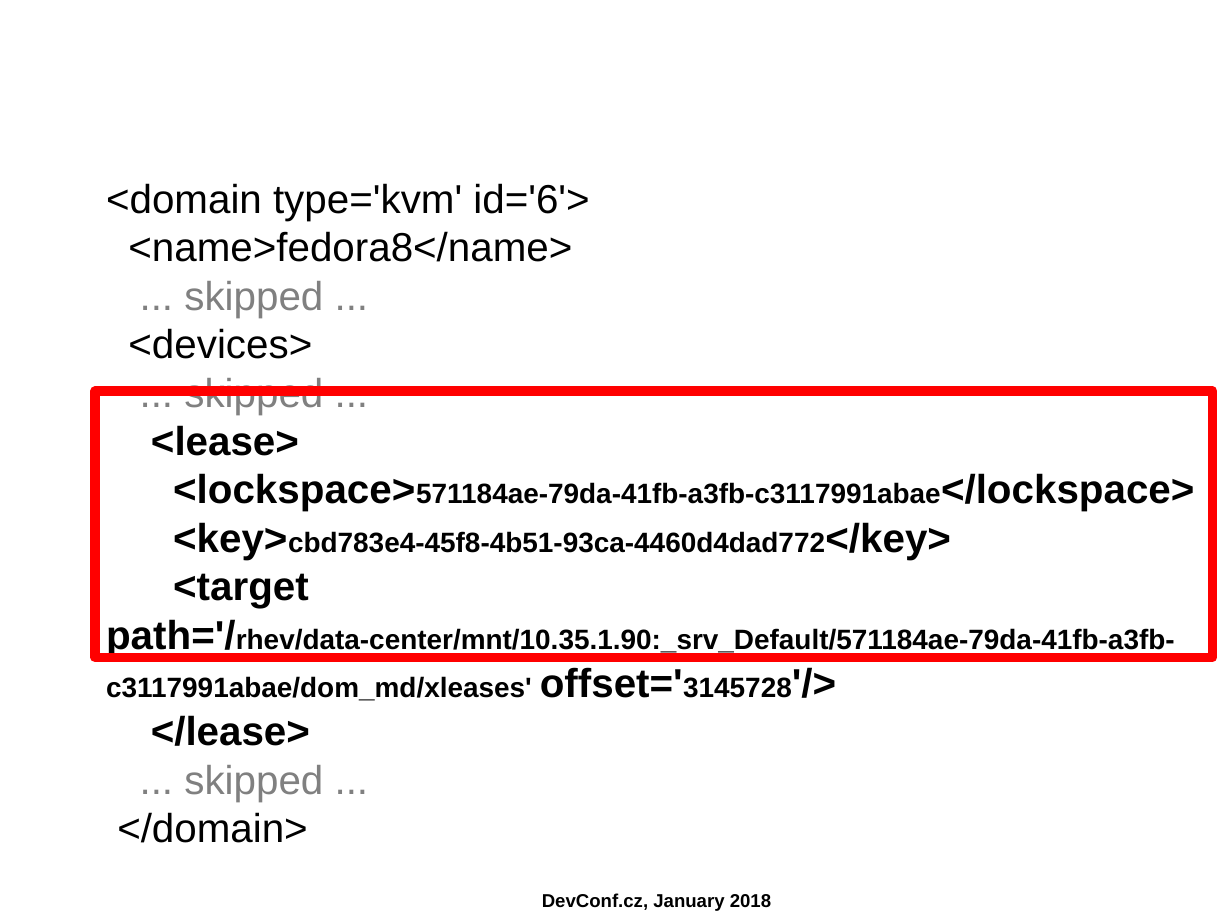
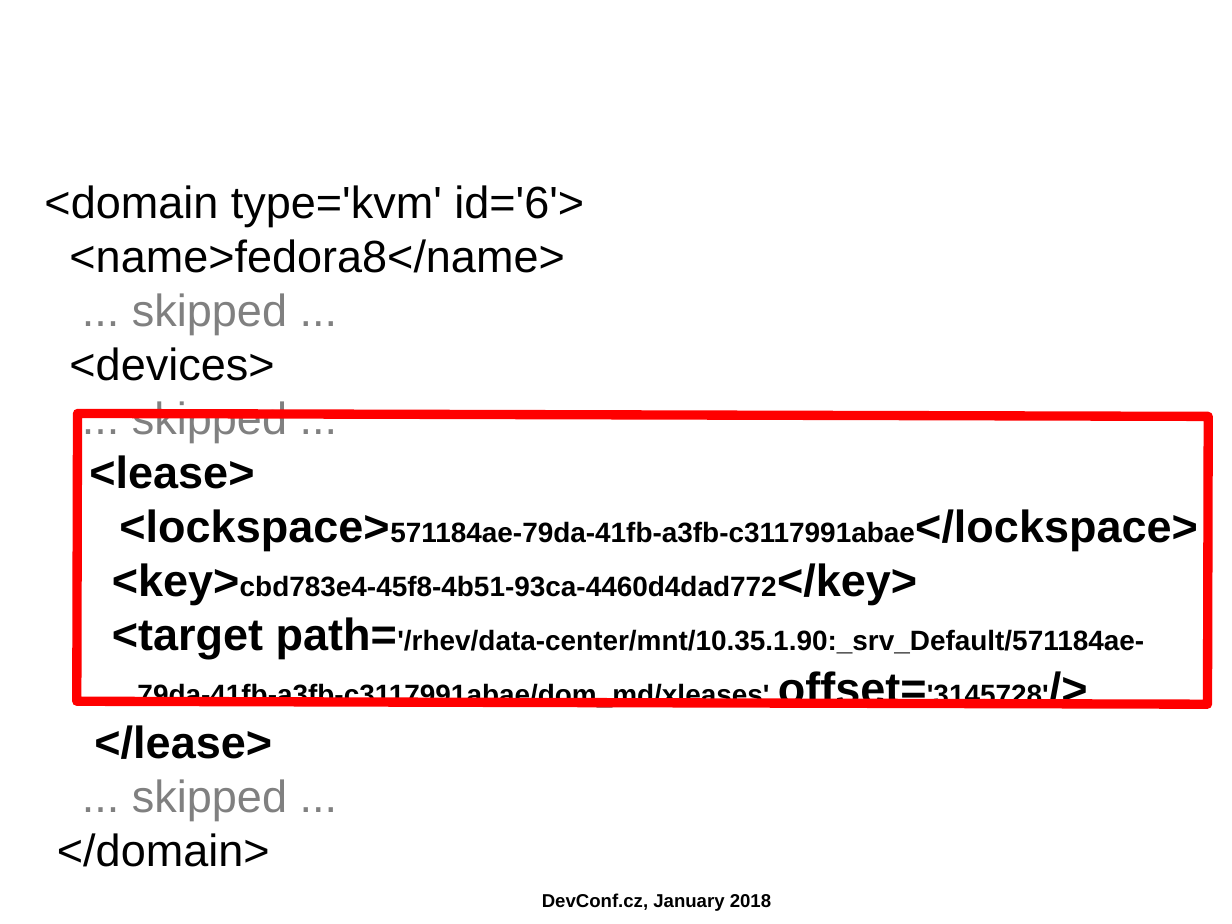
Before and after one commit to ahadas/ahadas.github.io, a slide deck: slide 38 of slides/high_availability_with_no_split_brains.odp (slide 37 before the commit). Drawn at 1232x924 pixels with LibreOffice and Linux fonts; fonts in the diff are those of the drawing; background and template pictures are left out. Boxes give left, top, right and bottom in pixels: in the first picture for what was removed or moved away, otherwise in the second. Text is boxed around its words. In the diff, an @@ line names an element or a change of style, - is before the commit and + after.

```diff
--- a/slides/high_availability_with_no_split_brains.odp
+++ b/slides/high_availability_with_no_split_brains.odp
@@ text "<domain type='kvm' id='6'>": place and size @@
-text "<domain type='kvm' id='6'>" at [106,183,1194,843]
+text "<domain type='kvm' id='6'>" at [44,185,1198,867]
@@ text at [44,185,1198,867]: size 26 to 29 pt in "<domain type='kvm' id='6'>", "<name>fedora8</name>", "... skipped ...", "<devices>" and 7 more places @@
@@ rectangle: place and size @@
-rectangle at [95,391,1213,657]
+rectangle at [77,414,1209,704]
@@ text at [112,617,1144,709]: text changed @@
-<target path='/rhev/data-center/mnt/10.35.1.90:_srv_Default/571184ae-79da-41fb-a3fb-c3117991abae/dom_md/xleases' offset='3145728'/>
+<target path='/rhev/data-center/mnt/10.35.1.90:_srv_Default/571184ae-
+79da-41fb-a3fb-c3117991abae/dom_md/xleases' offset='3145728'/>
```
Also in this commit, not shown: 3 other slides changed, 2 slides added, 1 other file.
